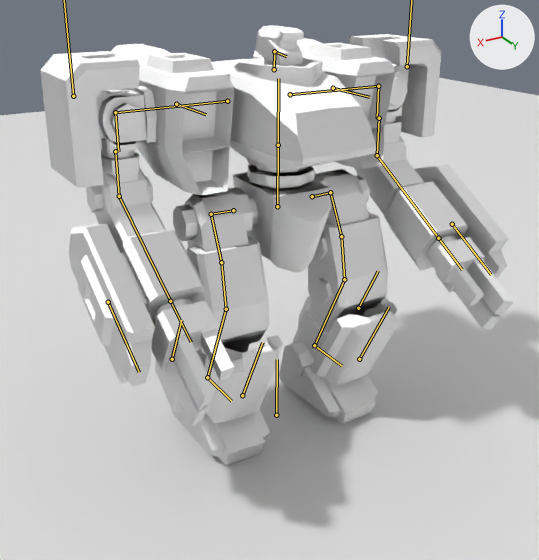
What one commit did to the Blender file Art Assets/PRIMEOPS_2_ROBOT_2020-v1.6.blend.
Both versions are drawn from a 50 mm lens placed at (15.8, 25.6, 19.9), pointed at (1.0, 1.0, 7.6). Every picture has the same lights, and +X, +Y and +Z are marked at upper right. The bones that bend it are drawn over the model as lines.

The first picture shows 'Plane', 'Robot Body'.
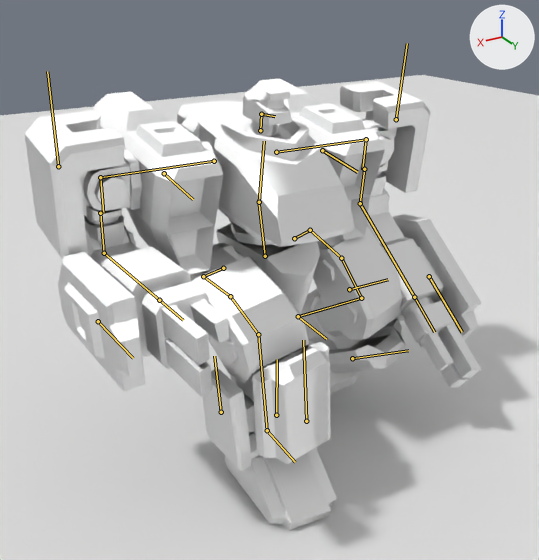
The newer file adds an action. The first version stands in its rest pose; the second is drawn at frame 68 of the action 'Walk'.

Pixel boxes (x1, y1, x2, y2) of what changed, in the pictures (539 x 560 px):
'Robot Body', posed
    before: (40, 25, 514, 465)
    after: (25, 79, 482, 530)
bone 'Hip', root to tip
    before: (277, 206) to (278, 145)
    after: (265, 256) to (258, 200)
bone 'Chest', root to tip
    before: (278, 145) to (278, 78)
    after: (259, 202) to (264, 141)
bone 'Shoulder.l', root to tip
    before: (290, 94) to (378, 86)
    after: (276, 152) to (366, 139)
bone 'ShoulderMount.l', root to tip
    before: (333, 88) to (369, 97)
    after: (322, 150) to (357, 172)
bone 'Shoulder.r', root to tip
    before: (227, 101) to (115, 112)
    after: (214, 161) to (100, 177)
bone 'Forearm.r', root to tip
    before: (119, 196) to (170, 301)
    after: (104, 253) to (159, 300)
bone 'ShoulderMount.r', root to tip
    before: (176, 104) to (206, 114)
    after: (164, 173) to (193, 199)

The edits, one by one:
Bone 'Hip' (bone_hip) moves from (0.0, 0.0, 0.0) to (0.63, -2.11, 0.0).
Bone 'Hip' (bone_hip) turns from (0, 0, 0) to (-2, 7, -8) degrees about its own x, y and z.
Bone 'Chest' (bone_chest) moves from (0.0, 0.0, 0.0) to (0.0, -0.1, -0.01).
Bone 'Chest' (bone_chest) turns from (0, 0, 0) to (-8, 0, 0) degrees about its own x, y and z.
Bone 'Shoulder.l' (bone_shoulder_l) moves from (0.0, 0.0, 0.0) to (-0.18, 0.0, -0.15).
Bone 'ShoulderMount.l' (bone_shouldermount_l) moves from (0.0, 0.0, 0.0) to (0.0, 0.21, -0.23).
Bone 'Shoulder.r' (bone_shoulder_r) moves from (0.0, 0.0, 0.0) to (0.18, 0.0, -0.15).
Bone 'Forearm.r' (bone_forearm_r) turns from (0, 0, 0) to (90, -49, 16) degrees about its own x, y and z.
Bone 'ShoulderMount.r' (bone_shouldermount_r) moves from (0.0, 0.0, 0.0) to (0.0, 0.21, -0.23).
Bone 'IKPullTarget.l' (bone_ikpulltarget_l) moves from (0.0, 0.0, 0.0) to (-5.05, 10.0, 5.24).
Bone 'IKFoot.l' (bone_ikfoot_l) moves from (0.0, 0.0, 0.0) to (0.38, -0.9, 1.37).
Bone 'IKFoot.l' (bone_ikfoot_l) turns from (0, 0, 0) to (-6, 0, 3) degrees about its own x, y and z.
Bone 'IKFoot.r' (bone_ikfoot_r) moves from (0.0, 0.0, 0.0) to (-0.43, 4.62, -3.9).
Bone 'IKFoot.r' (bone_ikfoot_r) turns from (0, 0, 0) to (-1, 0, -3) degrees about its own x, y and z.
Bone 'IKArm.l' (bone_ikarm_l) moves from (0.0, 0.0, 0.0) to (0.0, 13.76, -1.38).
Bone 'IKArm.r' (bone_ikarm_r) moves from (0.0, 0.0, 0.0) to (0.0, 13.76, -1.38).
